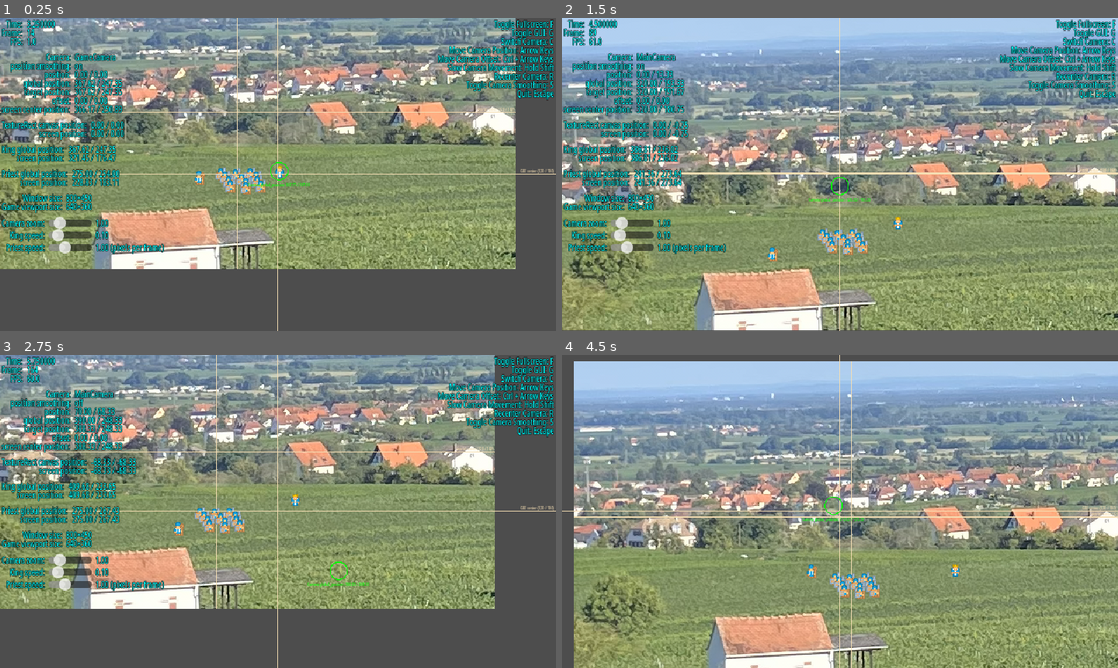
Above: before the commit, frames 1-4 (two rows, left to right).
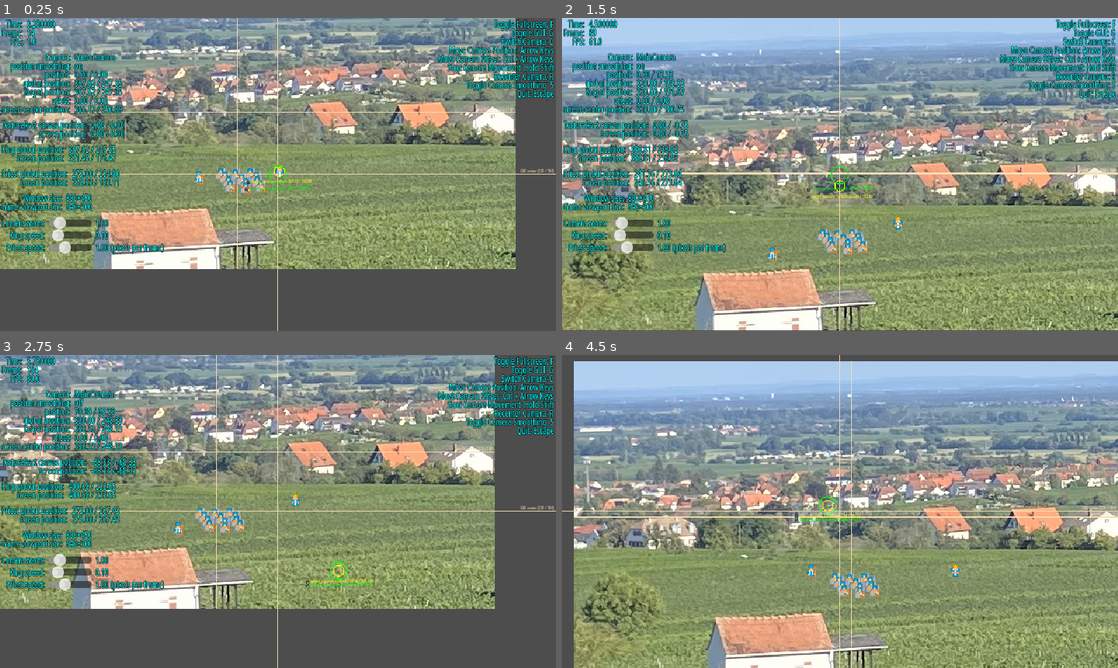
Above: after the commit, the same moments.

Repository: Toxe/godot-pixel-style
Game: Godot game, scene res://scenes/main.tscn
Same seed, same stepped clock (60 frames per second), same inputs: the game is played once before the commit and once after it.
Inputs:
- Up to frame 1 (0.25 s): no input
- Up to frame 2 (1.5 s): tap Enter at 0.5 s; hold Right (ui_right) 0.53-1.28 s; hold R (recenter_camera) 0.53-1.28 s; hold Down (ui_down) from 1.28 s (still down); tap C (switch_camera) at 1.35 s
- Up to frame 3 (2.75 s): release Down (ui_down) at 2.03 s; hold Right (ui_right) from 2.03 s (still down); hold S (toggle_camera_smoothing) from 2.03 s (still down)
- Up to frame 4 (4.5 s): release Right (ui_right) at 2.78 s; release S (toggle_camera_smoothing) at 2.78 s; hold Up (ui_up) 2.78-3.53 s; tap G (toggle_gui) at 2.85 s; hold Left (ui_left) from 3.53 s (still down); tap Shift at 3.6 s; tap Ctrl at 4.35 s

The runs differ from the first frame. In frame 1, 0.3% of the frame differs, in the area x 44-57%, y 46-56%; in frame 2, 0.3%, in the area x 44-56%, y 47-59%; in frame 3, 0.2%; in frame 4, 0.3%.

Commit message:
Show camera coordinates, including offset

Diff:
--- a/PixelStyle/scenes/gui.gd
+++ b/PixelStyle/scenes/gui.gd
@@ -58,9 +58,15 @@
 func _draw() -> void:
     DebugDraw.draw_axes(self, size / 2.0, "GUI center", Color.WHEAT)
 
-    var coords_on_game_sub_viewport_canvas := game.get_global_transform_with_canvas() * camera_manager.current_camera.global_position
-    var local_gui_coords := get_global_transform_with_canvas().affine_inverse() * coords_on_game_sub_viewport_canvas
-    DebugDraw.draw_labeled_circle(self, local_gui_coords, 10, Color.GREEN, 1, "Camera global_position: %s" % [Format.format_position(camera_manager.current_camera.global_position)])
+    var camera_target_position_plus_offset := camera_manager.current_camera.get_target_position() + camera_manager.current_camera.offset
+    DebugDraw.draw_labeled_circle(self, transform_to_gui_coords(camera_target_position_plus_offset), 6, Color.YELLOW, 1, "🎥 target_position + offset: %s" % [Format.format_position(camera_target_position_plus_offset)])
+    DebugDraw.draw_labeled_circle(self, transform_to_gui_coords(camera_manager.current_camera.get_screen_center_position()), 10, Color.GREEN, 1, "🎥 screen_center_position: %s" % [Format.format_position(camera_manager.current_camera.get_screen_center_position())])
+
+    if !camera_manager.current_camera.offset.is_zero_approx():
+        var from := transform_to_gui_coords(camera_manager.current_camera.get_target_position())
+        var to := transform_to_gui_coords(camera_target_position_plus_offset)
+        draw_line(from, to, Color.LIGHT_GRAY, 0.5)
+        DebugDraw.draw_labeled_circle(self, from, 3, Color.LIGHT_GRAY, 0.5, "🎥 target_position (without offset): %s" % [Format.format_position(camera_manager.current_camera.get_target_position())])
 
 
 func _unhandled_key_input(event: InputEvent) -> void:
@@ -81,6 +87,12 @@
         get_tree().quit()
 
 
+func transform_to_gui_coords(pos: Vector2) -> Vector2:
+    var coords_on_game_sub_viewport_canvas := game.get_global_transform_with_canvas() * pos
+    var gui_coords := get_global_transform_with_canvas().affine_inverse() * coords_on_game_sub_viewport_canvas
+    return gui_coords
+
+
 func _on_camera_zoom_slider_value_changed(value: float) -> void:
     camera_manager.current_camera.zoom = Vector2(value, value)
     camera_zoom_label.text = "%.2f" % camera_manager.current_camera.zoom.x
